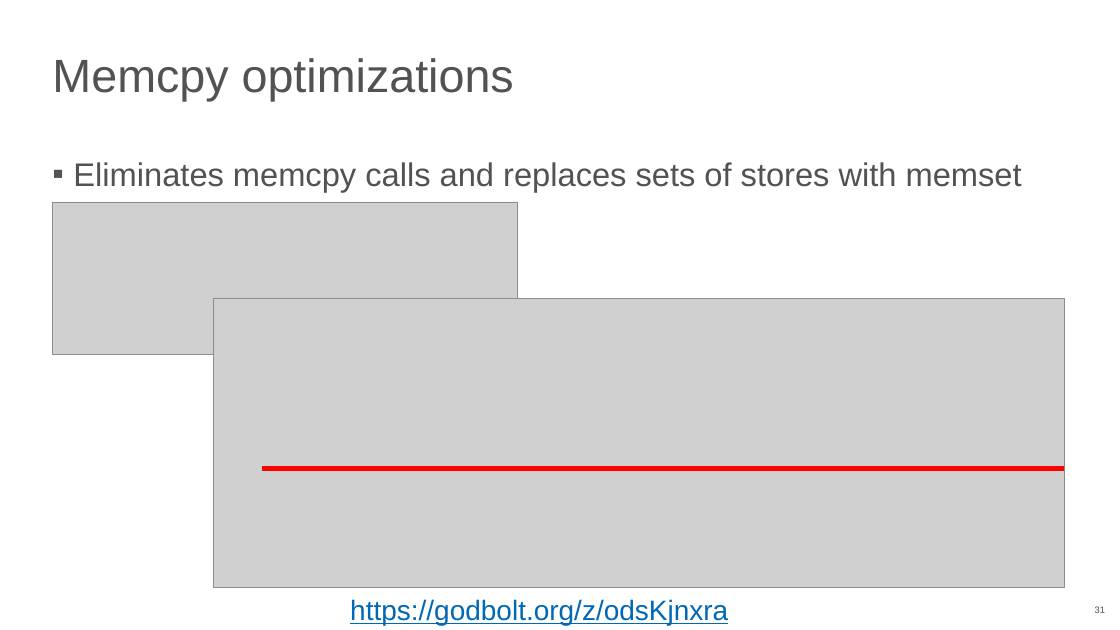
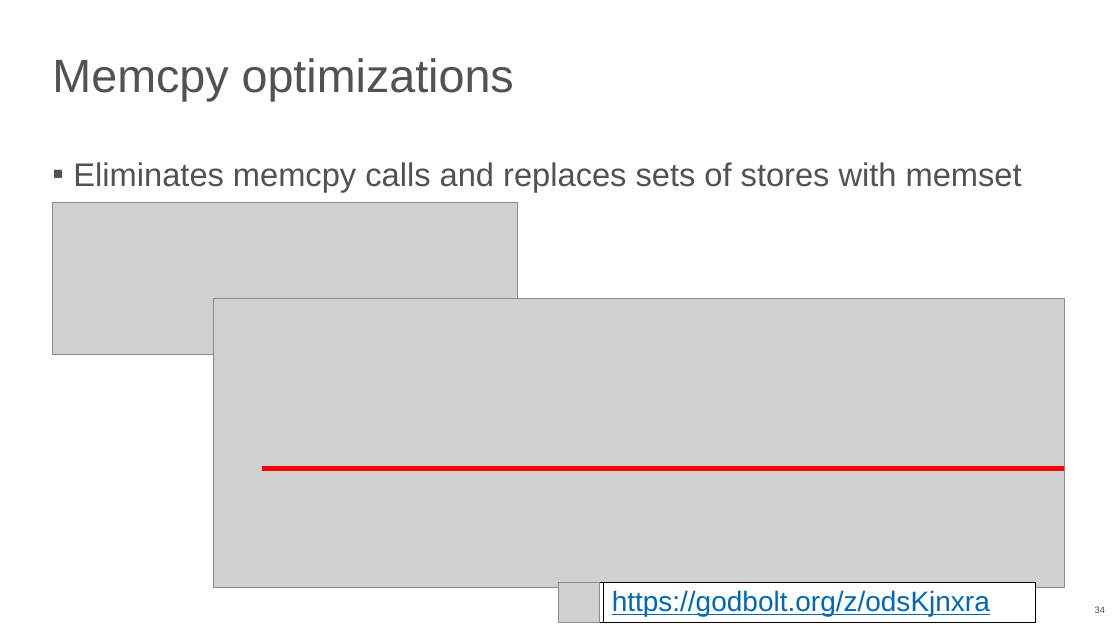
Before and after one commit to NN-complr-tech/Complr-course-lectures, a slide deck: slide 34 of 05-Optimizations-1.pptx (slide 31 before the commit). Drawn at 1120x630 pixels with LibreOffice and Linux fonts; fonts in the diff are those of the drawing; grey boxes stand for pictures. Boxes give left, top, right and bottom in pixels: in the first picture for what was removed or moved away, otherwise in the second. Text is boxed around its words. In the diff, an @@ line names an element or a change of style, - is before the commit and + after.

Commit message:
Add 05-Optimizations-1 slides (2025)

```diff
--- a/05-Optimizations-1.pptx
+++ b/05-Optimizations-1.pptx
@@ rectangle added at (559, 582, 1035, 623), fill #FFFFFF, outline #000000 0.75 pt @@
@@ picture added at (559, 582, 600, 623) @@
@@ rectangle "https://godbolt.org/z/odsKjnxra": place and size @@
-rectangle "https://godbolt.org/z/odsKjnxra" at (350, 599, 728, 625)
+rectangle "https://godbolt.org/z/odsKjnxra" at (603, 582, 1035, 623)
@@ rectangle "https://godbolt.org/z/odsKjnxra" at (603, 582, 1035, 623): vertical alignment top to middle; fill none to #FFFFFF; outline none to #000000 0.75 pt @@
```
Also in this commit, not shown: 13 other slides changed, 7 slides added, 1 slide removed.
